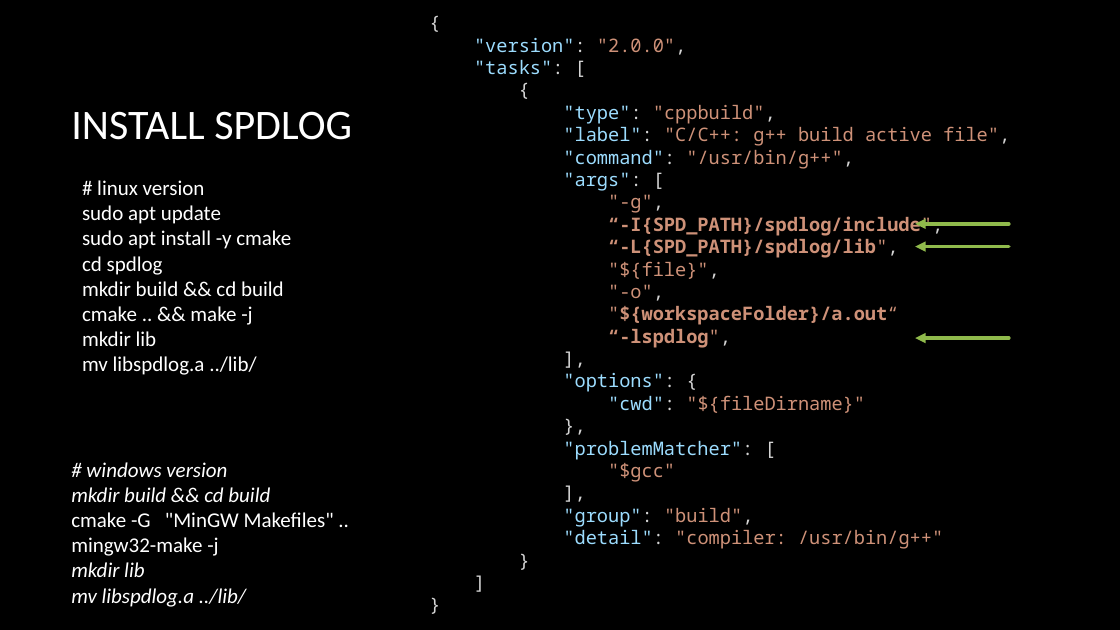
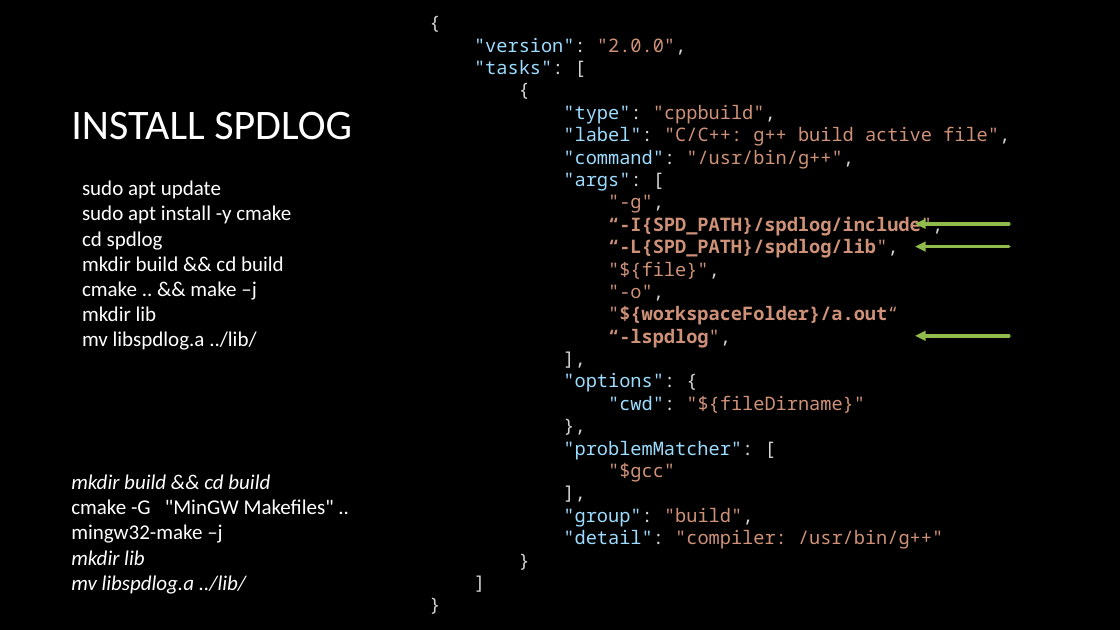
Before and after one commit to CNOCycle/cpp_tutorial, a slide deck: slide 9 of lab02/00-lab02.pptx. Drawn at 1120x630 pixels with LibreOffice and Linux fonts; fonts in the diff are those of the drawing; background and template pictures are left out. Boxes give left, top, right and bottom in pixels: in the first picture for what was removed or moved away, otherwise in the second. Text is boxed around its words. In the diff, an @@ line names an element or a change of style, - is before the commit and + after.

```diff
--- a/lab02/00-lab02.pptx
+++ b/lab02/00-lab02.pptx
@@ text at (97, 180, 205, 195): paragraph removed @@
-# linux version
@@ text at (82, 281, 256, 300): text changed @@
-cmake .. && make -j
+cmake .. && make –j
@@ text "mkdir build && cd build": place and size @@
-text "mkdir build && cd build" at (71, 462, 334, 607)
+text "mkdir build && cd build" at (71, 474, 334, 594)
@@ text at (86, 462, 227, 477): paragraph removed @@
-# windows version
@@ text at (71, 524, 222, 543): text changed @@
-mingw32-make -j
+mingw32-make –j
```
Also in this commit, not shown: 3 other files.
